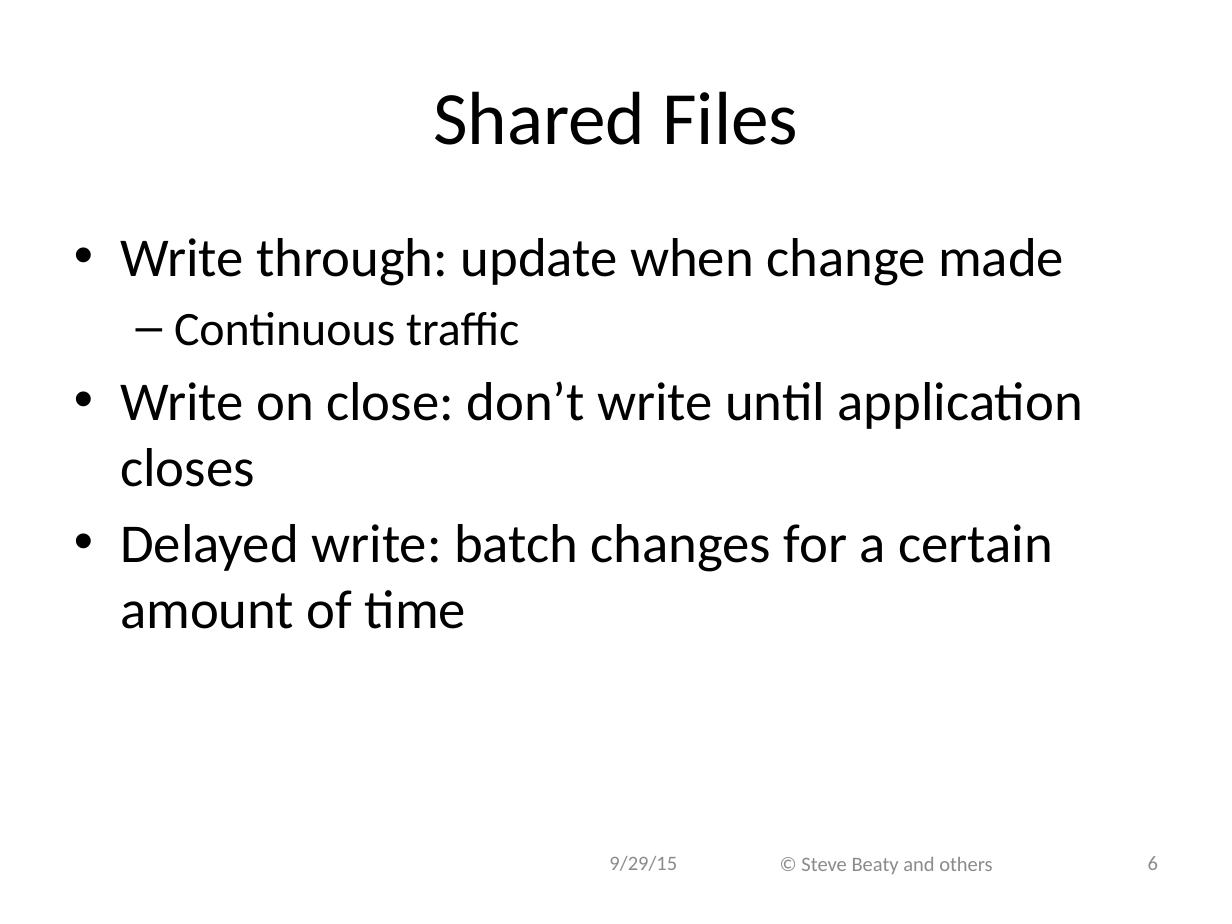
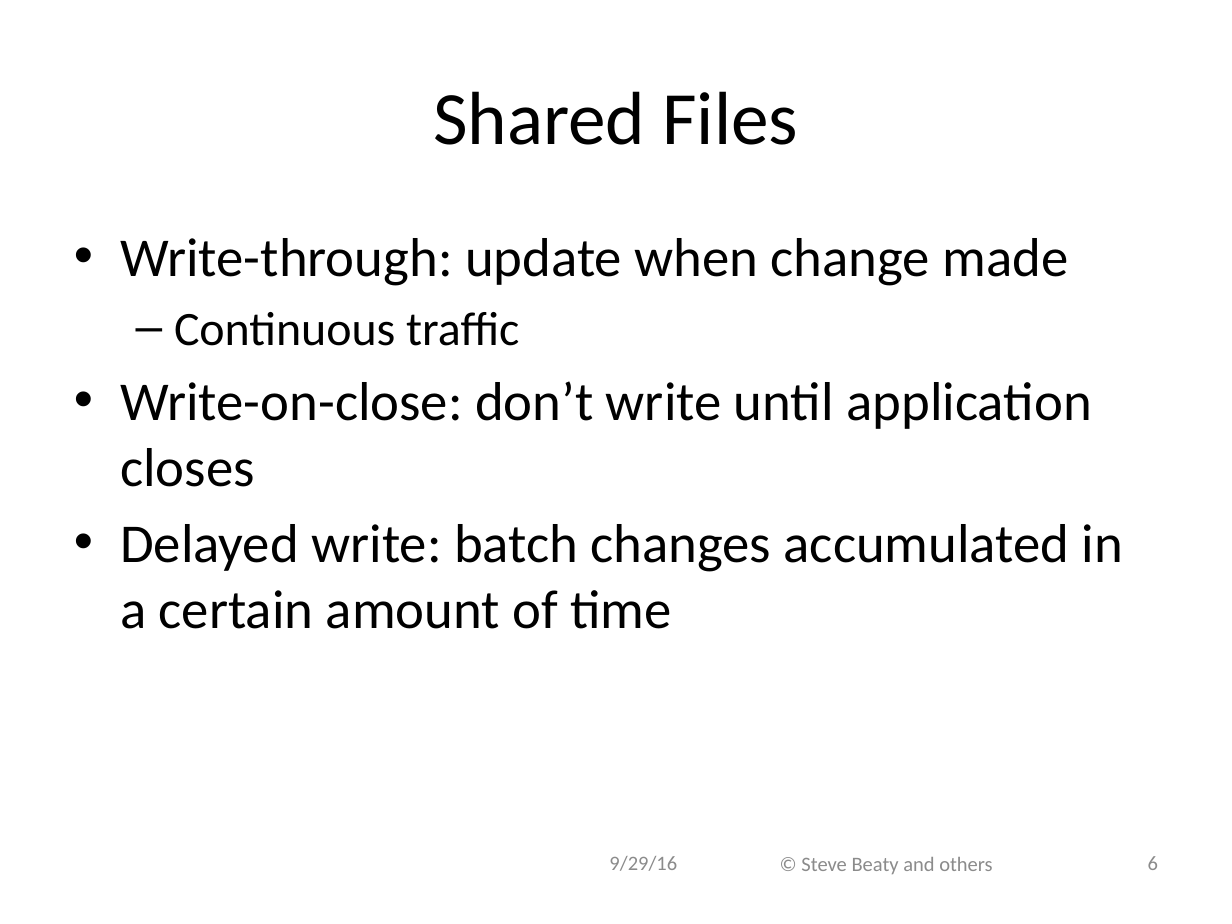
Before and after one commit to ivogeorg/cs1030, a slide deck: slide 6 of slides-steve/Chapter 10.pptx. Drawn at 1232x924 pixels with LibreOffice and Linux fonts; fonts in the diff are those of the drawing; background and template pictures are left out. Boxes give left, top, right and bottom in pixels: in the first picture for what was removed or moved away, otherwise in the second. Text is boxed around its words. In the diff, an @@ line names an element or a change of style, - is before the commit and + after.

```diff
--- a/slides-steve/Chapter 10.pptx
+++ b/slides-steve/Chapter 10.pptx
@@ text at [120,238,1068,286]: text changed @@
-• Write through: update when change made
+• Write-through: update when change made
@@ text at [120,381,1123,629]: text changed @@
-• Write on close: don’t write until application closes
-• Delayed write: batch changes for a certain amount of time
+• Write-on-close: don’t write until application closes
+• Delayed write: batch changes accumulated in a certain amount of time
@@ text at [609,856,677,871]: text changed @@
-9/29/15
+9/29/16
```
Also in this commit, not shown: 40 other slides changed, 1 other file.
